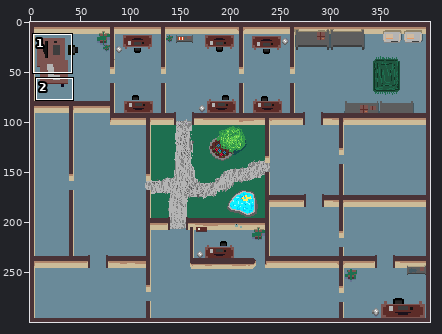
Two states of a sprite sheet, Assets/Sprites/Walls.png. Above: a wide view before the commit, with the close-up outlined.
Close-up. As it was:
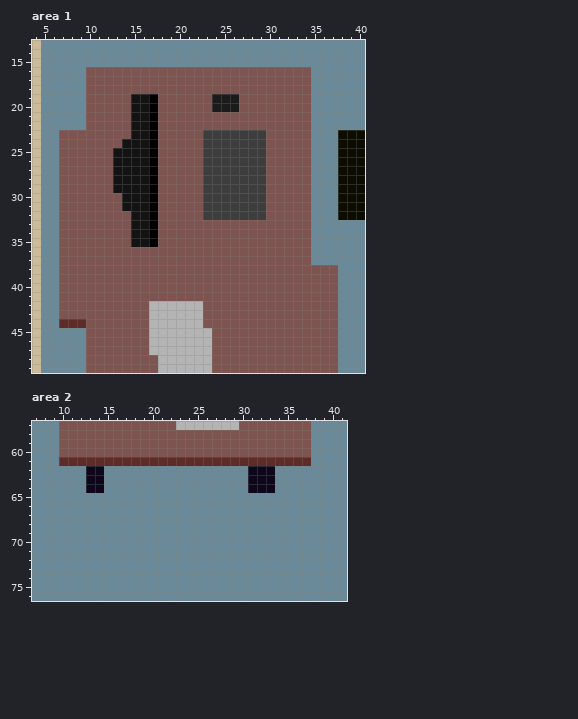
The file is 400x300 pixels. Colours within 5 levels of each other are drawn and written as one. Shown: area 1: x 4..40, y 13..49; area 2: x 7..41, y 57..76. The commit also changed other parts of the picture, which this record leaves out.
New version:
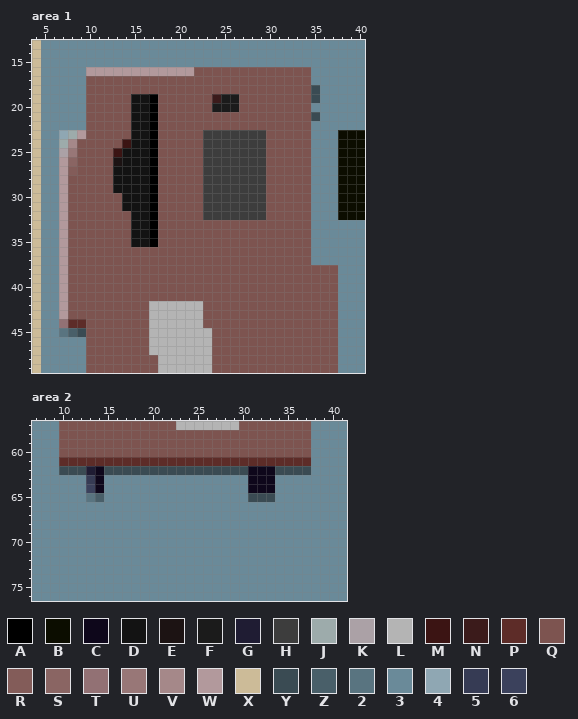
Palette (. is transparent): A #000000  B #0c0d00  C #0e071b  D #131313  E #1c1313  F #1b1b1b  G #1f1c33  H #3d3d3d  J #9dabab  K #aba1a6  L #b4b4b4  M #3b1413  N #3b1b1b  P #5d2c28  Q #7d5450  R #835c59  S #8a6563  T #927174  U #987777  V #a58889  W #b2999c  X #ccbb98  Y #3a4b53  Z #495f69  2 #597480  3 #6a8a99  4 #8fa7b3  5 #363b54  6 #3b415c
What changed:
Area 1:
y 16: x 10..21 QQQQQQQQQQQQ -> WWWWWWWWWWWW
y 18: x 35 3 -> Y
y 19: x 24 F -> N; x 35 3 -> Y
y 21: x 35 3 -> Y
y 23: x 7..9 QQQ -> 4JW
y 24: x 7..8 QQ -> JV; x 14 D -> M
y 25: x 7..8 QQ -> KU; x 13 D -> M
y 26: x 7..8 QQ -> WS; x 13 D -> E
y 27: x 7..8 QQ -> WR
y 28..43: x 7 Q -> W
y 44: x 7 P -> T
y 45: x 7..9 333 -> 2ZY
Area 2:
y 62: x 10..13 333C -> YYYG; x 15..30 3333333333333333 -> YYYYYYYYYYYYYYYY; x 34..37 3333 -> YYYY
y 63: x 13 C -> 5
y 64: x 13 C -> 6
y 65: x 13..14 33 -> 2Z; x 31..33 333 -> YYY
Pixel boxes of the changes (left, top, right, bottom) in both close-ups:
changed: (86, 67, 221, 103)
changed: (311, 85, 320, 121)
changed: (59, 130, 86, 337)
changed: (113, 139, 131, 166)
changed: (59, 466, 311, 502)
